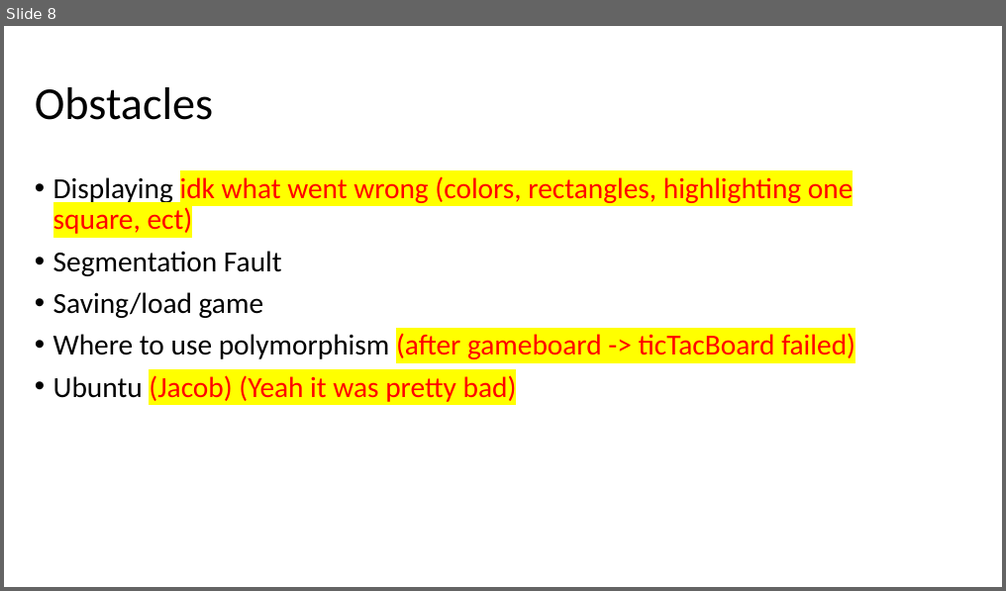
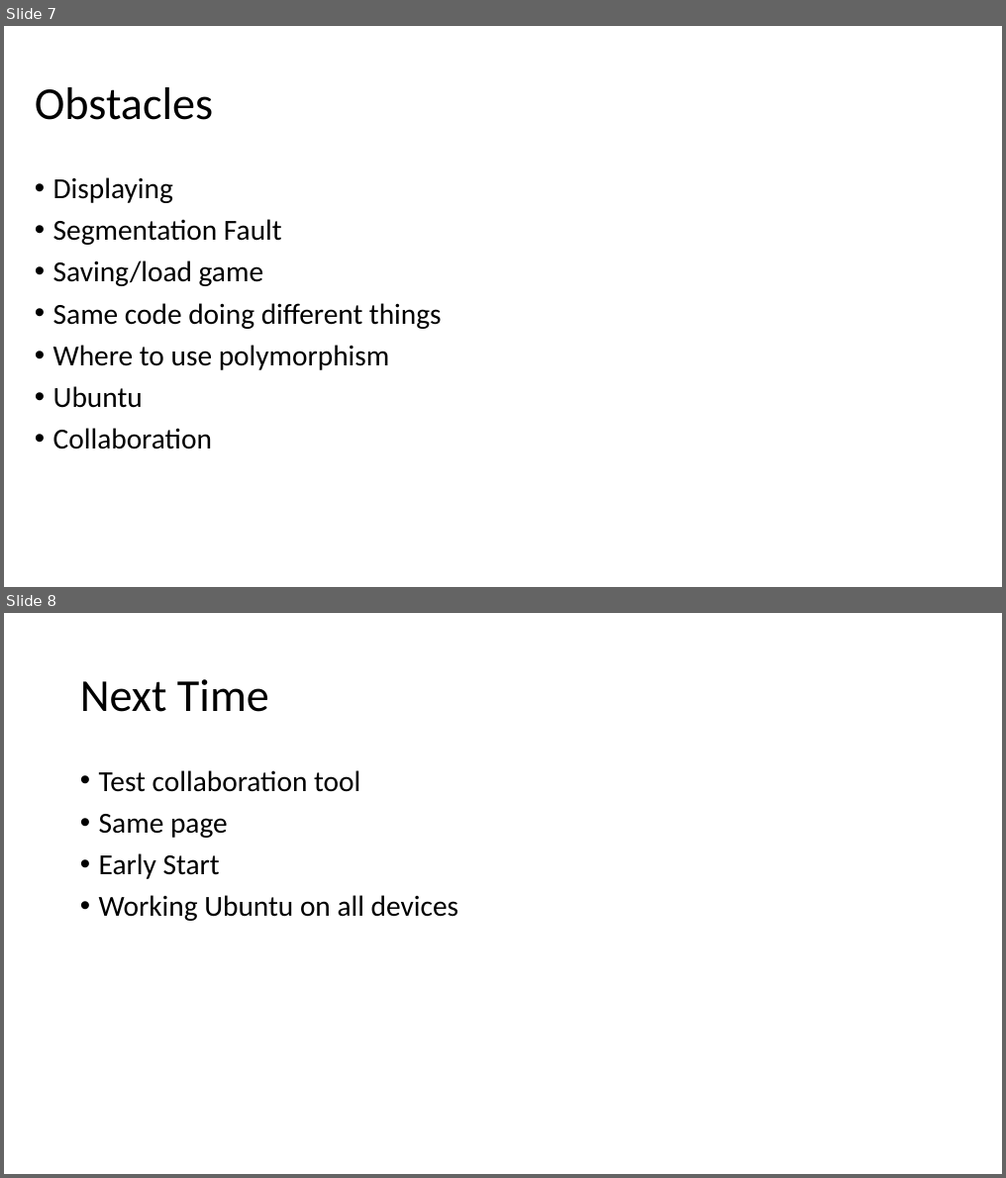
Before and after one commit to jwlarsen11/3060TicTacToe, a slide deck: Strategic tic tac toe demo slides.pptx. Shown one above the other, each under a label of ours: slide 8 before the commit, slides 7 and 8 after it. The pictures are 1006x591 and 1006x1178 pixels, drawn with LibreOffice and Linux fonts; fonts in the diff are those of the drawing; background and template pictures are left out. Boxes give left, top, right and bottom in pixels: in the first picture for what was removed or moved away, otherwise in the second. Text is boxed around its words. In the diff, an @@ line names an element or a change of style, - is before the commit and + after.

```diff
--- a/Strategic tic tac toe demo slides.pptx
+++ b/Strategic tic tac toe demo slides.pptx
@@ slide 8 added at bbox=[4, 613, 1002, 1174], background picture (left out) @@
@@ title added at bbox=[80, 679, 269, 712], 44 pt, text #000000 @@
+Next Time
@@ text added at bbox=[99, 770, 458, 921], 28 pt, text #000000 @@
+• Test collaboration tool
+• Same page
+• Early Start
+• Working Ubuntu on all devices
@@ what was slide 8 is now slide 7 @@
@@ slide 7 changed as well @@
@@ text at bbox=[54, 177, 173, 203]: text changed; text colour #FF0000 to #000000 @@
-• Displaying idk what went wrong (colors, rectangles, highlighting one square, ect)
+• Displaying
@@ text at bbox=[54, 303, 442, 450]: text changed; text colour #FF0000 to #000000 @@
-• Where to use polymorphism (after gameboard -> ticTacBoard failed)
-• Ubuntu (Jacob) (Yeah it was pretty bad)
+• Same code doing different things
+• Where to use polymorphism
+• Ubuntu
+• Collaboration
```
Also in this commit, not shown: 7 other slides changed.
